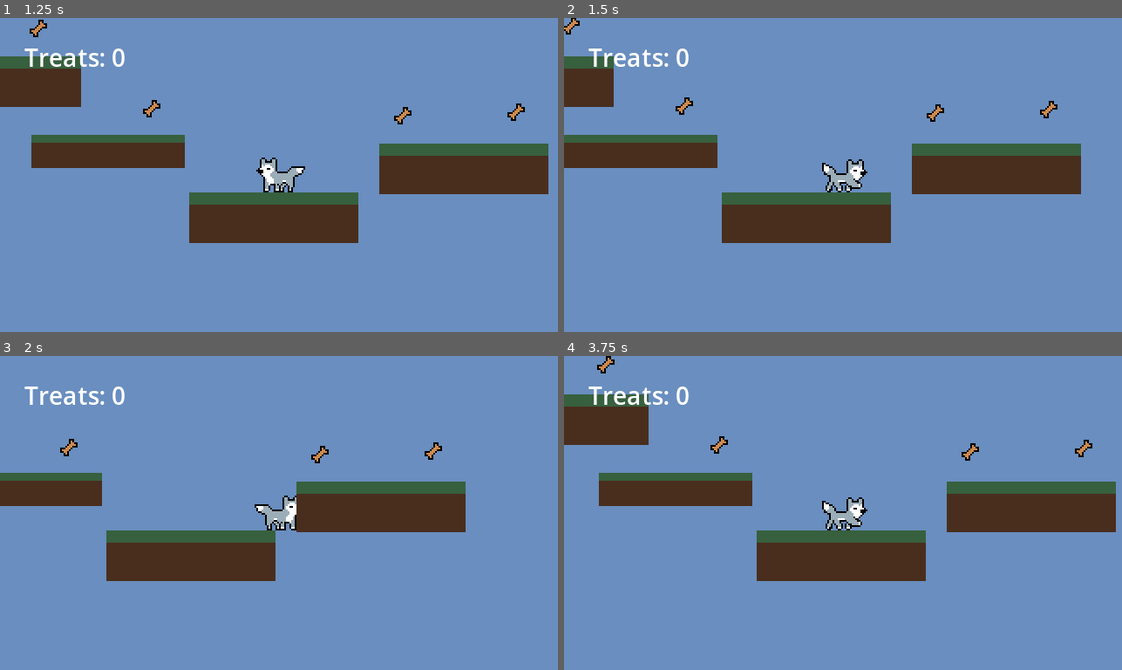
Above: before the commit, frames 1-4 (two rows, left to right).
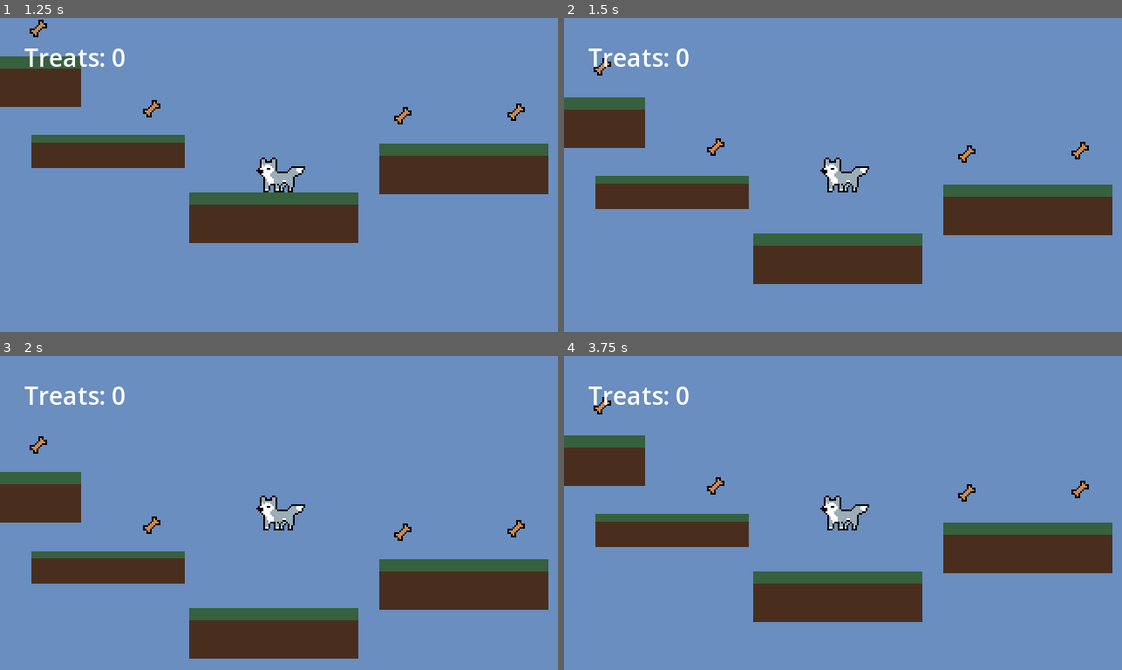
Above: after the commit, the same moments.

Repository: K1aymore/HGD-2023-Godot-Example
Game: Godot game, scene res://main_menu.tscn
The game is run twice, just before and just after one commit, with the same random seed, the same clock (stepped at 60 frames per second) and the same inputs.
Inputs:
- Up to frame 1 (1.25 s): click "Play" at 0.5 s
- Up to frame 2 (1.5 s): hold Right (ui_right) from 1.28 s (still down); tap W (jump, bound only after the commit) at 1.35 s
- Up to frame 3 (2 s): keep holding Right (ui_right); tap W (jump, bound only after the commit) at 1.52, 1.82 s
- Up to frame 4 (3.75 s): tap W (jump, bound only after the commit) at 2.1, 2.27, 2.57, 2.85, 3.6 s; release Right (ui_right) at 2.78 s; hold Left (ui_left) 2.78-3.53 s; hold Right (ui_right) from 3.53 s (still down)

Frame 1 is identical in both runs. In frame 2, 27% of the frame differs, in the area x 0-99%, y 0-85%; in frame 3, 22%; in frame 4, 28%.

Commit message:
Custom input

Diff:
--- a/player.gd
+++ b/player.gd
@@ -13,10 +13,10 @@
 
 # Called every frame. 'delta' is the elapsed time since the previous frame.
 func _process(delta: float) -> void:
-	if Input.is_action_pressed("ui_left"):
+	if Input.is_action_pressed("left"):
 		velocity.x = -SPEED
 		$AnimatedSprite2D.flip_h = false
-	elif Input.is_action_pressed("ui_right"):
+	elif Input.is_action_pressed("right"):
 		velocity.x = SPEED
 		$AnimatedSprite2D.flip_h = true
 	else:
@@ -34,7 +34,7 @@
 	else:
 		velocity.y += 420 * delta
 
-	if Input.is_action_just_pressed("ui_up") && is_on_floor():
+	if Input.is_action_just_pressed("jump") && is_on_floor():
 		velocity.y = -200
 
 	move_and_slide()
--- a/project.godot
+++ b/project.godot
@@ -26,6 +26,30 @@
 
 movie_writer/movie_file="test"
 
+[input]
+
+left={
+"deadzone": 0.5,
+"events": [Object(InputEventKey,"resource_local_to_scene":false,"resource_name":"","device":-1,"window_id":0,"alt_pressed":false,"shift_pressed":false,"ctrl_pressed":false,"meta_pressed":false,"pressed":false,"keycode":0,"physical_keycode":65,"key_label":0,"unicode":97,"echo":false,"script":null)
+]
+}
+right={
+"deadzone": 0.5,
+"events": [Object(InputEventKey,"resource_local_to_scene":false,"resource_name":"","device":-1,"window_id":0,"alt_pressed":false,"shift_pressed":false,"ctrl_pressed":false,"meta_pressed":false,"pressed":false,"keycode":0,"physical_keycode":68,"key_label":0,"unicode":100,"echo":false,"script":null)
+]
+}
+jump={
+"deadzone": 0.5,
+"events": [Object(InputEventKey,"resource_local_to_scene":false,"resource_name":"","device":-1,"window_id":0,"alt_pressed":false,"shift_pressed":false,"ctrl_pressed":false,"meta_pressed":false,"pressed":false,"keycode":0,"physical_keycode":87,"key_label":0,"unicode":119,"echo":false,"script":null)
+, Object(InputEventKey,"resource_local_to_scene":false,"resource_name":"","device":-1,"window_id":0,"alt_pressed":false,"shift_pressed":false,"ctrl_pressed":false,"meta_pressed":false,"pressed":false,"keycode":0,"physical_keycode":32,"key_label":0,"unicode":32,"echo":false,"script":null)
+]
+}
+down={
+"deadzone": 0.5,
+"events": [Object(InputEventKey,"resource_local_to_scene":false,"resource_name":"","device":-1,"window_id":0,"alt_pressed":false,"shift_pressed":false,"ctrl_pressed":false,"meta_pressed":false,"pressed":false,"keycode":0,"physical_keycode":83,"key_label":0,"unicode":115,"echo":false,"script":null)
+]
+}
+
 [rendering]
 
 textures/canvas_textures/default_texture_filter=0
